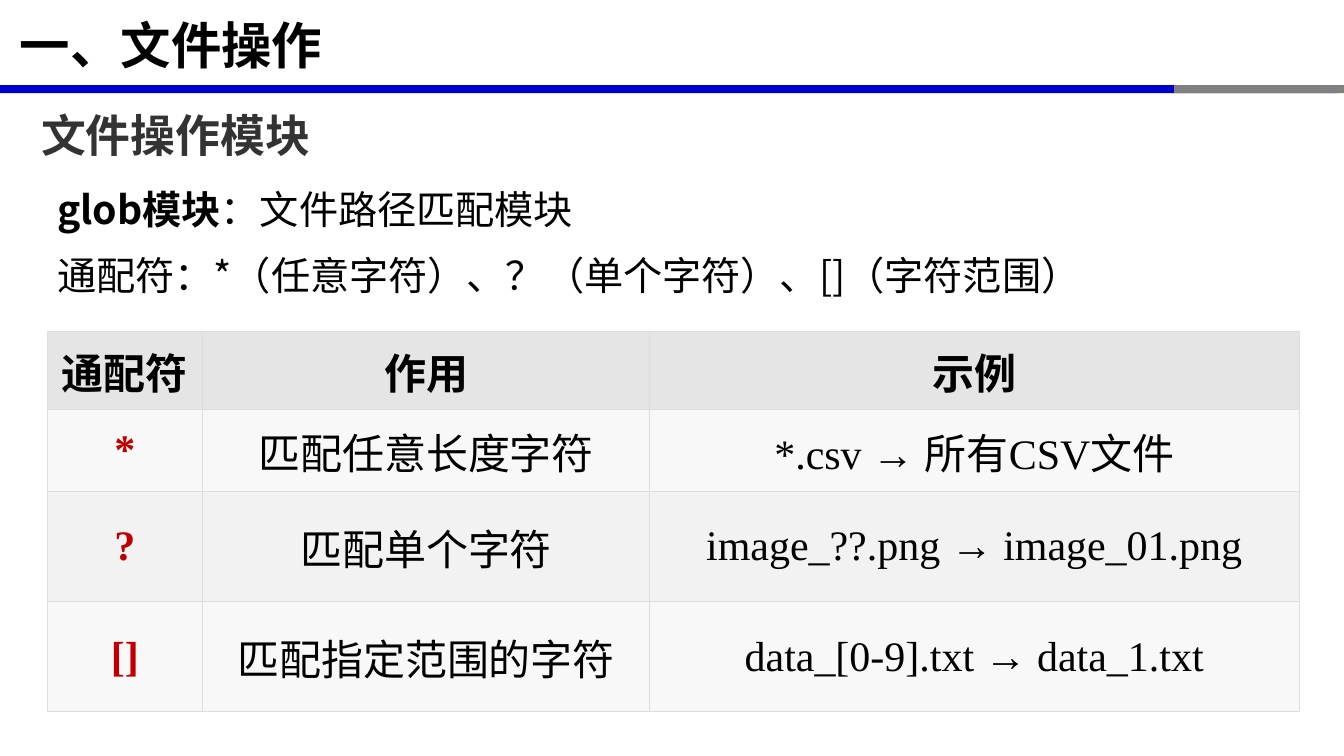
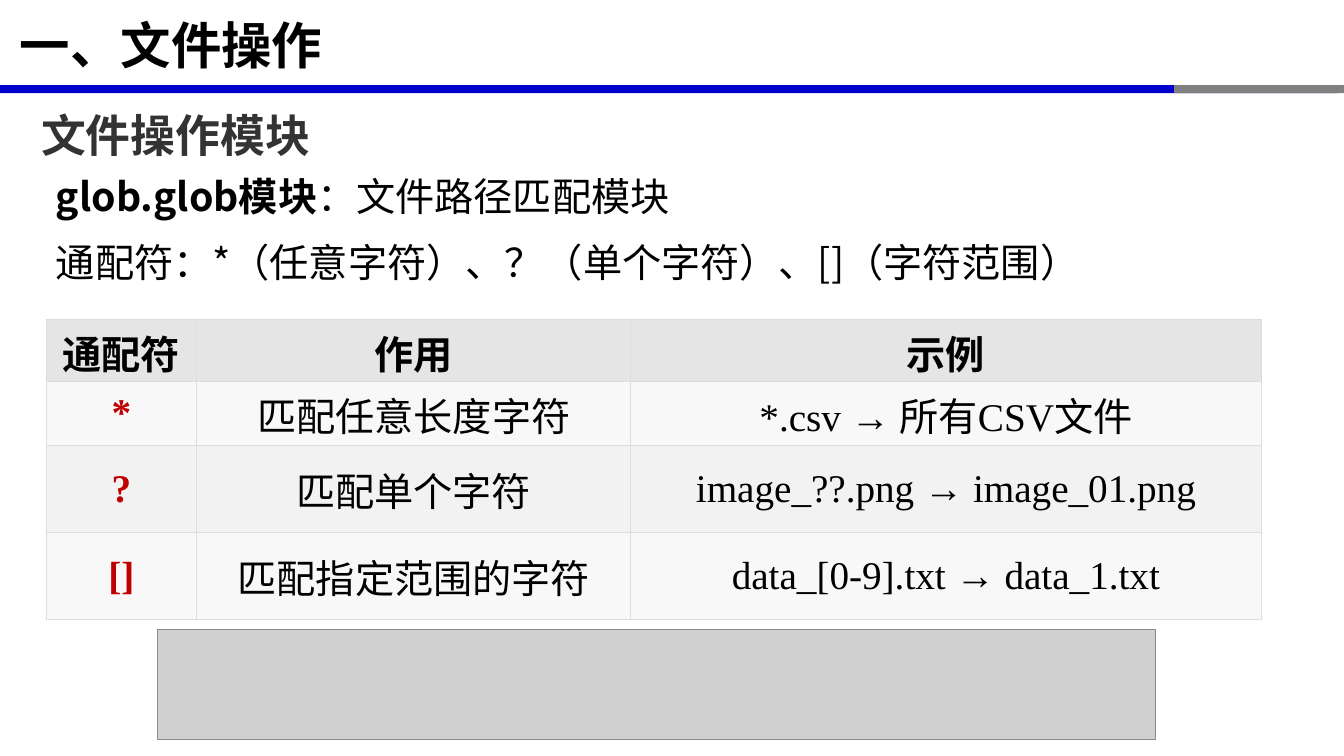
Before and after one commit to xinluo2018/programming-basics, a slide deck: slide 11 of 第5章-文件操作与异常处理/第5章-文件操作与异常处理.pptx (slide 9 before the commit). Drawn at 1344x756 pixels with LibreOffice and Linux fonts; fonts in the diff are those of the drawing; grey boxes stand for pictures. Boxes give left, top, right and bottom in pixels: in the first picture for what was removed or moved away, otherwise in the second. Text is boxed around its words. In the diff, an @@ line names an element or a change of style, - is before the commit and + after.

```diff
--- a/第5章-文件操作与异常处理/第5章-文件操作与异常处理.pptx
+++ b/第5章-文件操作与异常处理/第5章-文件操作与异常处理.pptx
@@ text "glob.glob模块：文件路径匹配模块" moved from (x1=57, y1=190, x2=1080, y2=297) to (x1=56, y1=177, x2=1079, y2=284) @@
@@ text at (x1=56, y1=177, x2=670, y2=221): text changed; bold on @@
-glob模块：文件路径匹配模块
+glob.glob模块：文件路径匹配模块
@@ table at (x1=46, y1=320, x2=1261, y2=620) @@
@@ size 30 to 28 pt @@
@@ less space between paragraphs @@
@@ table resized from (x1=47, y1=332, x2=1300, y2=712) to (x1=46, y1=320, x2=1261, y2=620) @@
@@ picture added at (x1=157, y1=629, x2=1155, y2=740) @@
```
Also in this commit, not shown: 7 other slides changed, 5 slides added, 2 slides removed, 7 other files.
